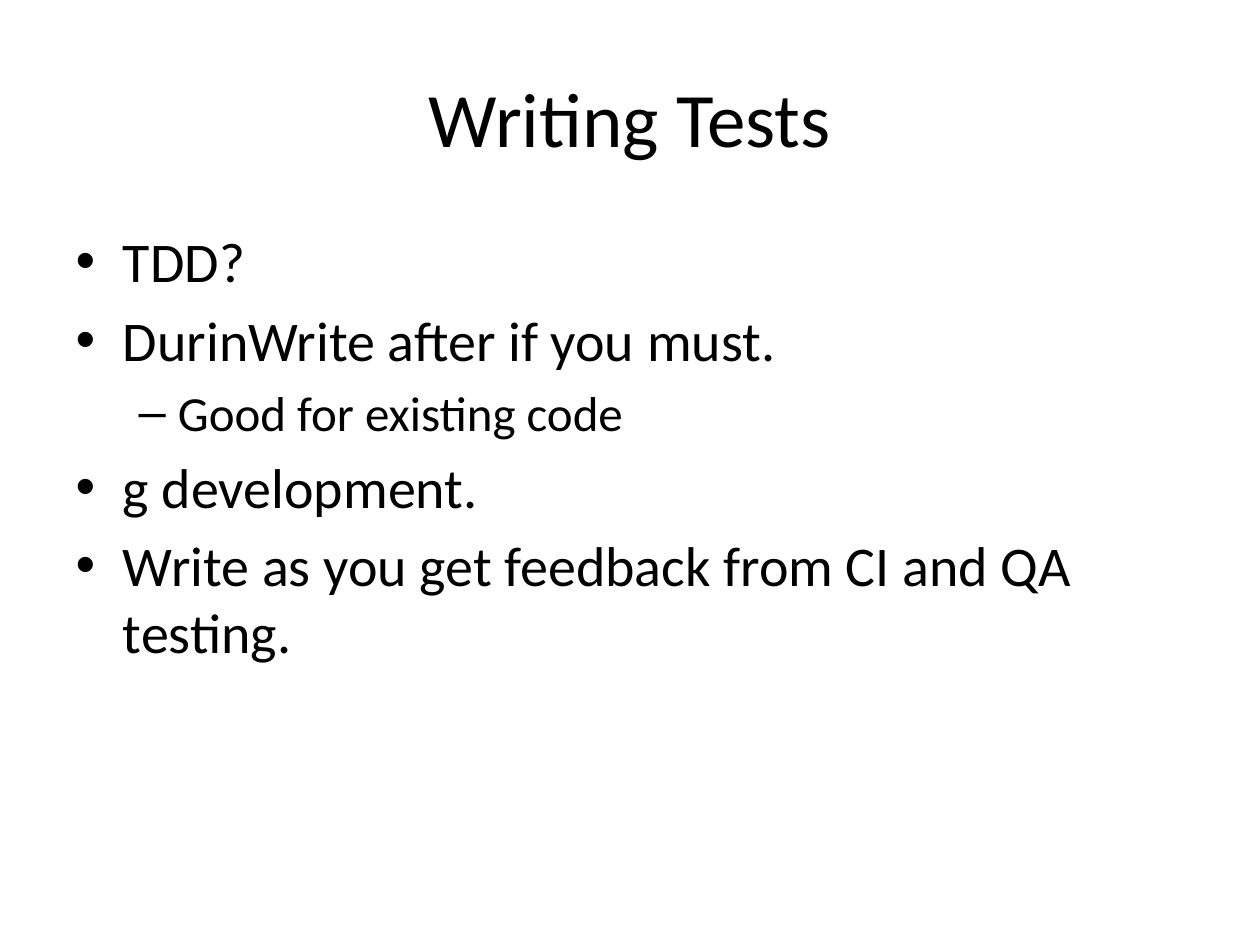
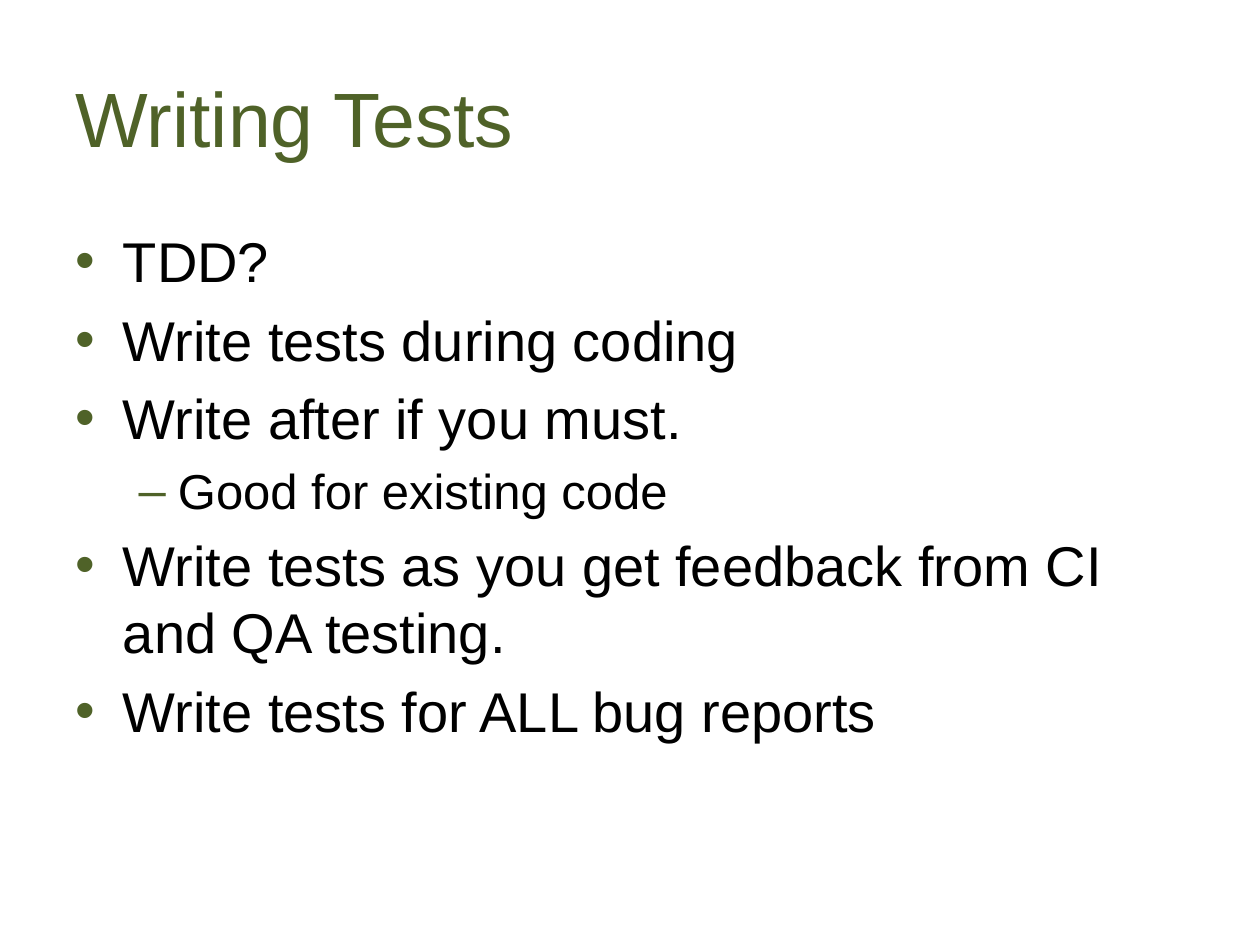
Before and after one commit to way0utwest/UnitTestingTSQL, a slide deck: slide 10 of UnitTestingTSQL.pptx (slide 11 before the commit). Drawn at 1260x945 pixels with LibreOffice and Linux fonts; fonts in the diff are those of the drawing; background and template pictures are left out. Boxes give left, top, right and bottom in pixels: in the first picture for what was removed or moved away, otherwise in the second. Text is boxed around its words. In the diff, an @@ line names an element or a change of style, - is before the commit and + after.

```diff
--- a/UnitTestingTSQL.pptx
+++ b/UnitTestingTSQL.pptx
@@ title "Writing Tests" at bbox=[76, 91, 514, 162]: font Calibri to Arial, text colour #000000 to #4F6228; alignment centre to left @@
@@ text at bbox=[123, 243, 667, 519]: font Calibri to Arial in "TDD?", "Good for existing code" @@
@@ text at bbox=[123, 320, 738, 450]: text changed; font Calibri to Arial @@
-• DurinWrite after if you must.
+• Write tests during coding
+• Write after if you must.
@@ text at bbox=[123, 545, 1102, 743]: text changed; font Calibri to Arial @@
-• g development.
-• Write as you get feedback from CI and QA testing.
+• Write tests as you get feedback from CI and QA testing.
+• Write tests for ALL bug reports
```
Also in this commit, not shown: 24 other slides changed, 1 slide removed.
